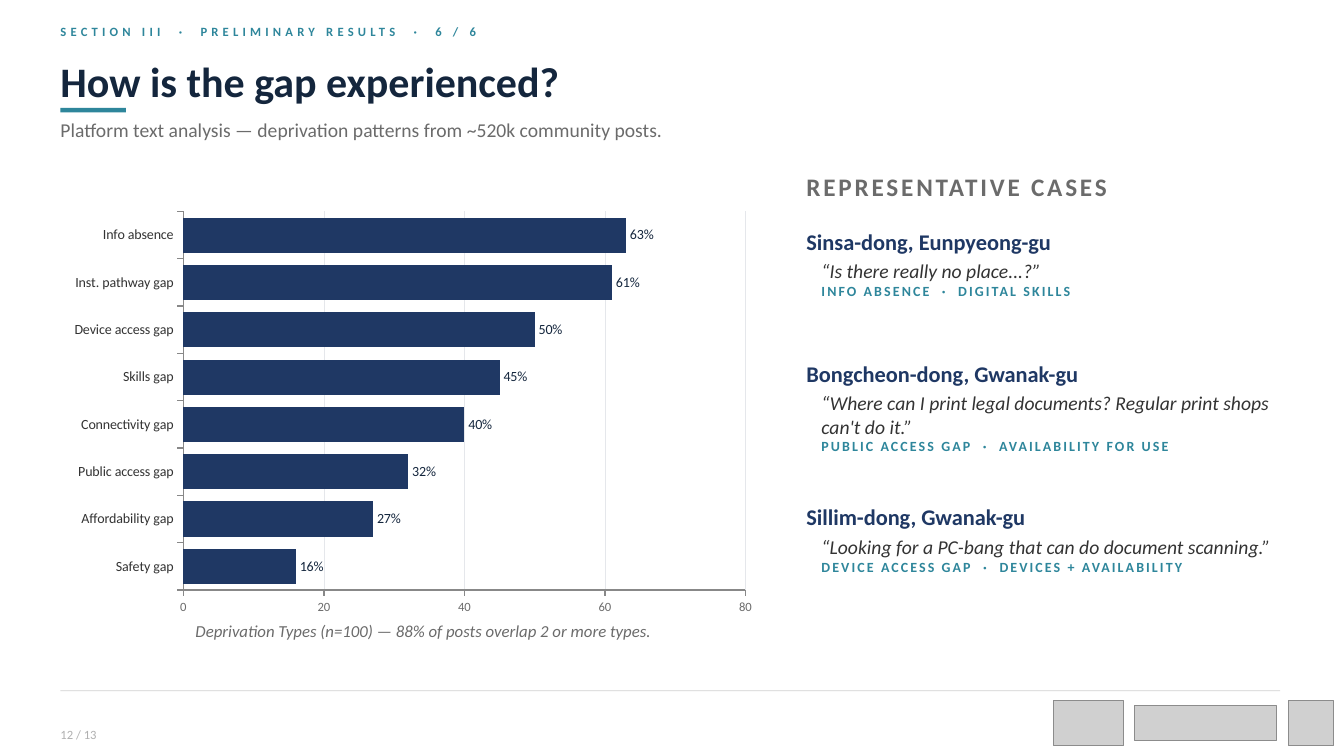
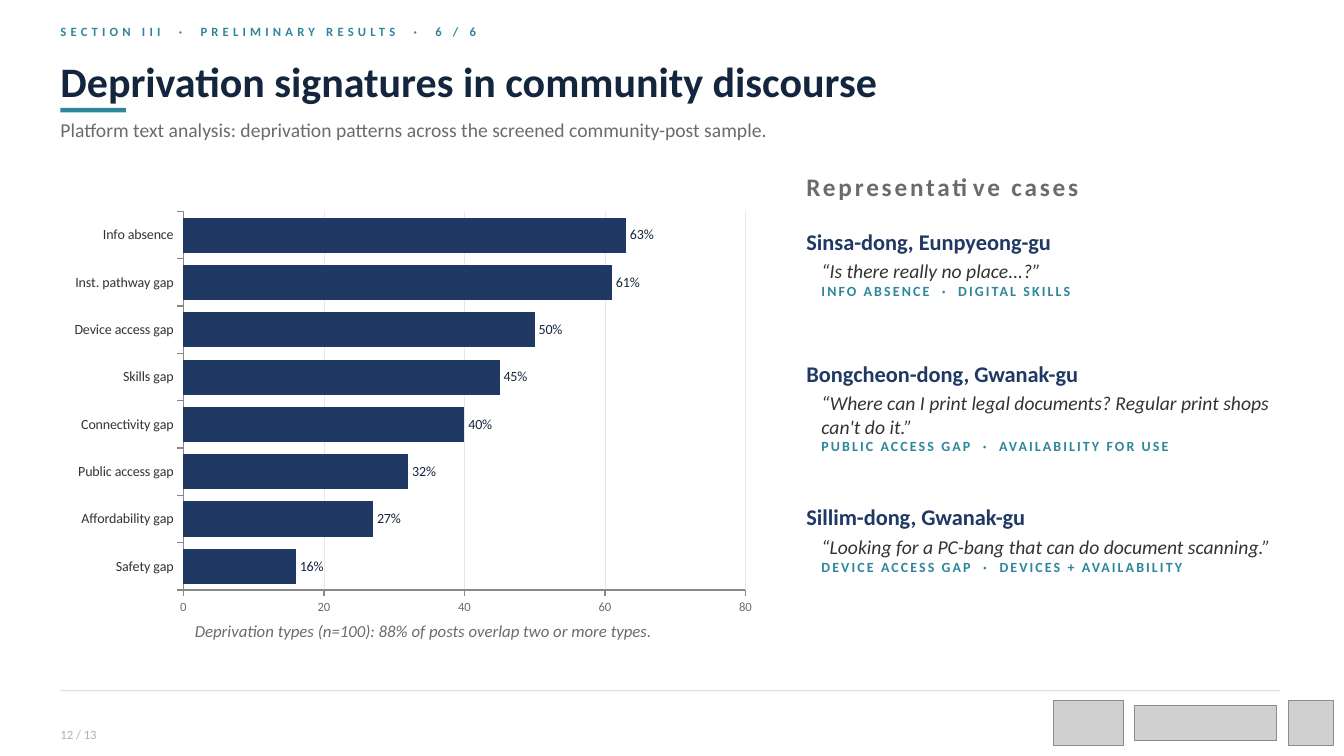
Before and after one commit to ITU-project-team/umc, a slide deck: slide 11 of ppt/HighFive_Step3_Submission.pptx. Drawn at 1344x756 pixels with LibreOffice and Linux fonts; fonts in the diff are those of the drawing; grey boxes stand for pictures. Boxes give left, top, right and bottom in pixels: in the first picture for what was removed or moved away, otherwise in the second. Text is boxed around its words. In the diff, an @@ line names an element or a change of style, - is before the commit and + after.

Commit message:
De-Claude PPT submission: declarative titles, numeric consistency
- Convert four question-form result titles (S6, S8, S9, S11) to finding statements.
- Soften ALL-CAPS labels; replace status glyphs with text legend on S12;
  redistribute em-dash constructions to colons/periods.
- Temper causal-overreach phrasing on S7 to pattern/observation framing.
- Reconcile corpus figures to the S4 funnel (1,287,761 / 480,972) on S10 chips;
  fix S8 page number 9->8. Content unchanged; tone, labels, and figure
  consistency only. No raw post text or IDs.

```diff
--- a/ppt/HighFive_Step3_Submission.pptx
+++ b/ppt/HighFive_Step3_Submission.pptx
@@ text at (60,67,877,104): text changed @@
-How is the gap experienced?
+Deprivation signatures in community discourse
@@ text at (60,123,766,140): text changed @@
-Platform text analysis — deprivation patterns from ~520k community posts.
+Platform text analysis: deprivation patterns across the screened community-post sample.
@@ text at (807,171,1296,202): text changed @@
-REPRESENTATIVE CASES
+Representative cases
@@ text at (195,625,651,640): text changed @@
-Deprivation Types (n=100) — 88% of posts overlap 2 or more types.
+Deprivation types (n=100): 88% of posts overlap two or more types.
```
Also in this commit, not shown: 7 other slides changed.
